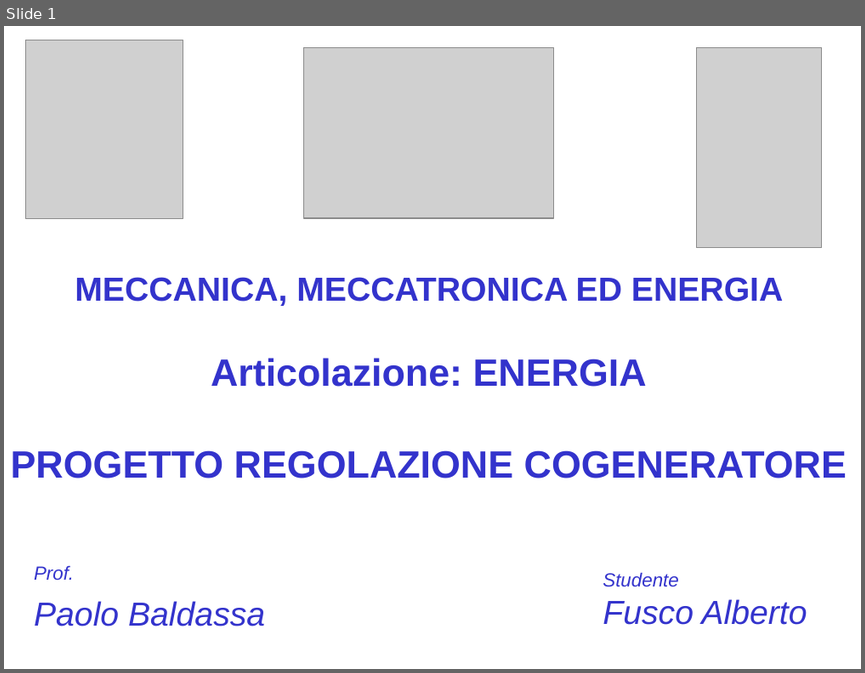
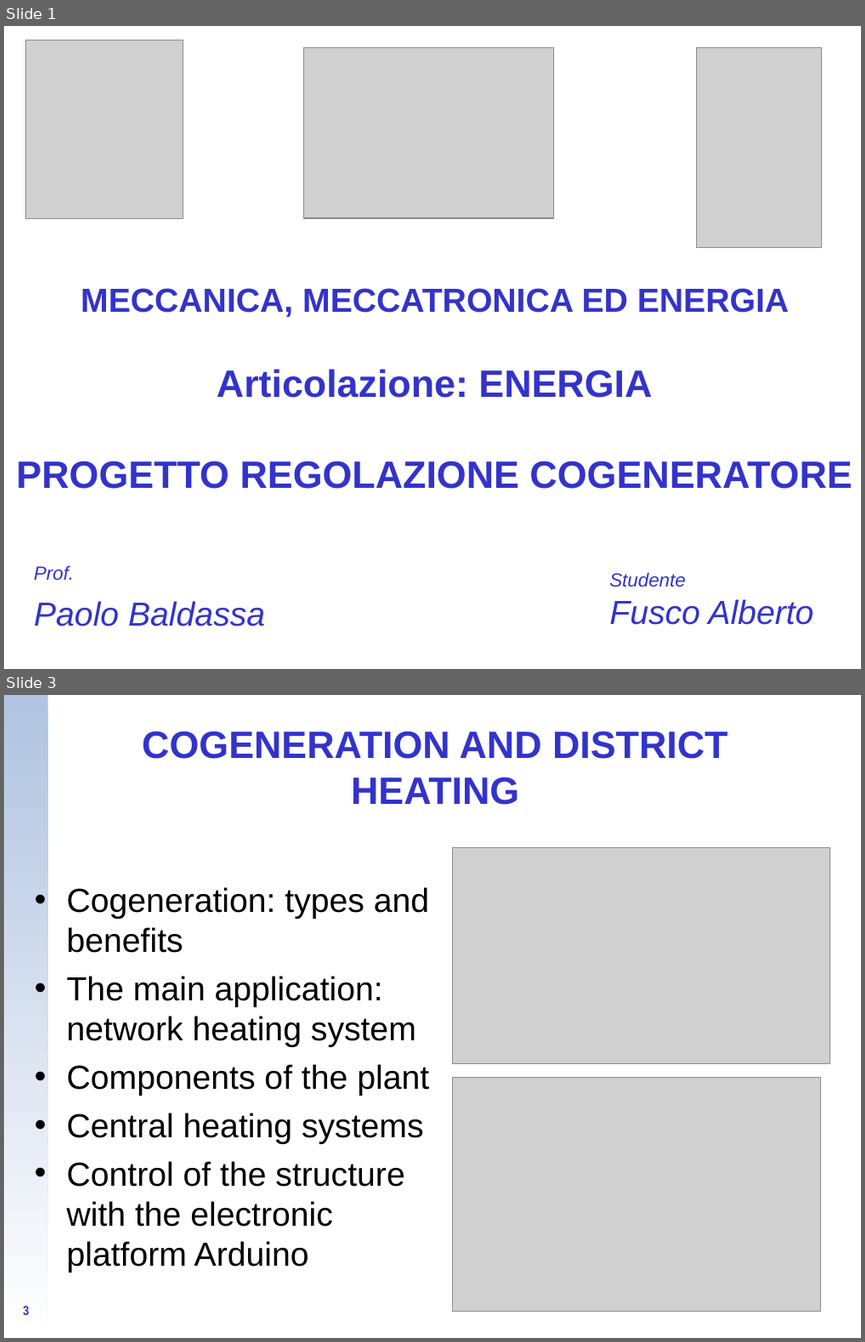
Before and after one commit to CampelloManuel/progetto-esame, a slide deck: tesina/Fusco Alberto.ppt. Shown one above the other, each under a label of ours: slide 1 before the commit, slides 1 and 3 after it; the slides between them are not shown. The pictures are 865x673 and 865x1342 pixels, drawn with LibreOffice and Linux fonts; fonts in the diff are those of the drawing; grey boxes stand for pictures; background and template pictures are left out. Boxes give left, top, right and bottom in pixels: in the first picture for what was removed or moved away, otherwise in the second. Text is boxed around its words. In the diff, an @@ line names an element or a change of style, - is before the commit and + after.

```diff
--- a/tesina/Fusco Alberto.ppt
+++ b/tesina/Fusco Alberto.ppt
@@ slide 3 added at [4,695,861,1338], background picture (left out) @@
@@ rectangle added at [4,695,47,1338], fill gradient #B0C3E0 to #FFFFFF @@
@@ title added at [142,731,727,805], 32 pt, text #3333CC, bold @@
+COGENERATION AND DISTRICT HEATING
@@ picture added at [453,847,830,1063] @@
@@ text added at [67,887,429,1272], 28 pt, text #000000 @@
+• Cogeneration: types and benefits
+• The main application: network heating system
+• Components of the plant
+• Central heating systems
+• Control of the structure with the electronic platform Arduino
@@ picture added at [453,1077,822,1311] @@
@@ page number added at [23,1305,29,1315], 11.1 pt, text #3333CC, bold @@
+3
@@ slide 1 changed as well @@
@@ text "MECCANICA, MECCATRONICA ED ENERGIA Articolazione: ...": place and size @@
-text "MECCANICA, MECCATRONICA ED ENERGIA Articolazione: ..." at [11,277,846,478]
+text "MECCANICA, MECCATRONICA ED ENERGIA Articolazione: ..." at [16,288,851,488]
@@ text "Studente": place and size @@
-text "Studente" at [602,572,806,624]
+text "Studente" at [609,572,813,624]
```
Also in this commit, not shown: 4 other slides changed, 4 other slides added, 5 slides removed.
